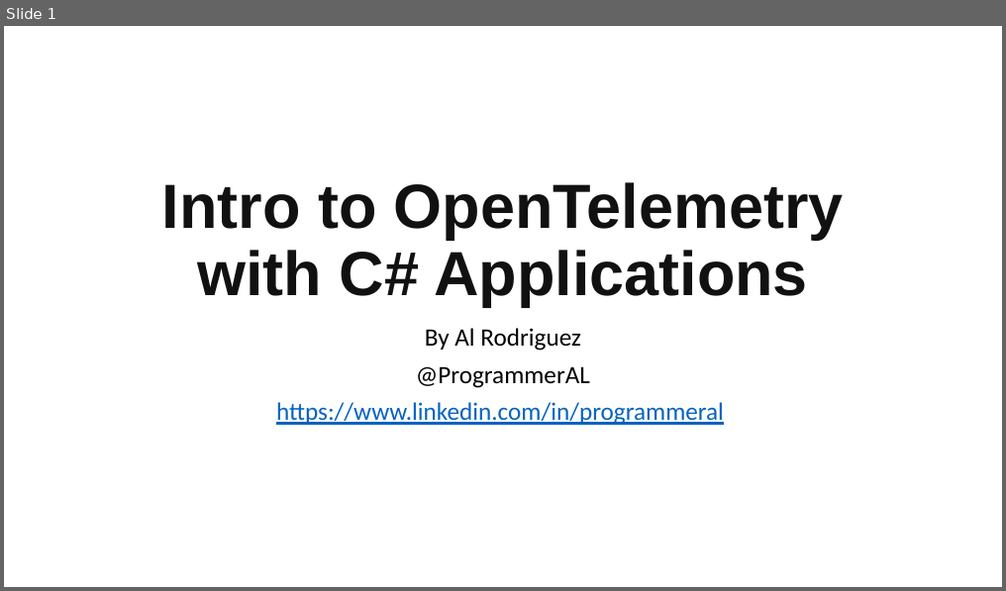
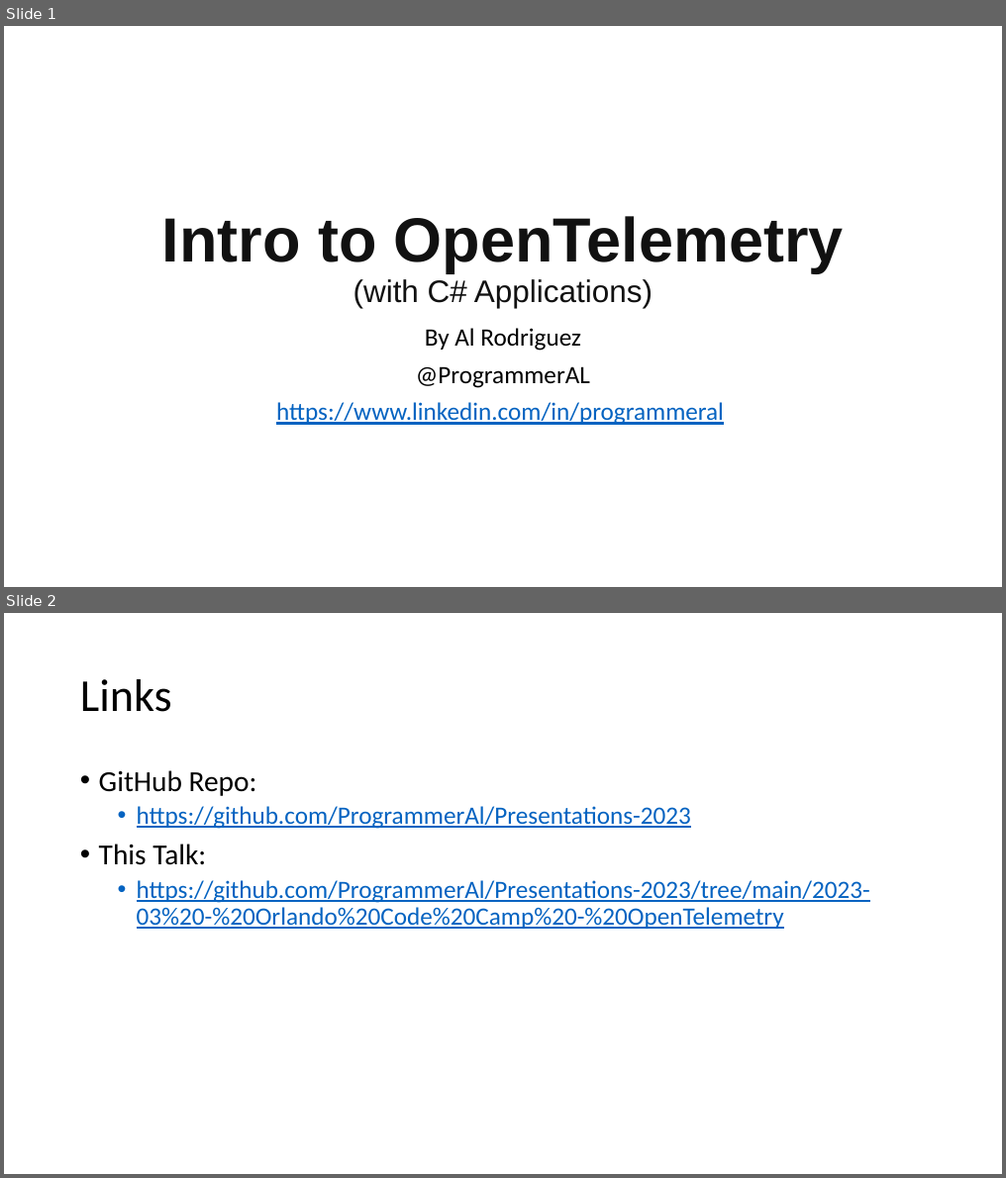
Before and after one commit to ProgrammerAL/Presentations-2023, a slide deck: 2023-03 - Orlando Code Camp - OpenTelemetry/Presentation.pptx. Shown one above the other, each under a label of ours: slide 1 before the commit, slides 1 and 2 after it. The pictures are 1006x591 and 1006x1178 pixels, drawn with LibreOffice and Linux fonts; fonts in the diff are those of the drawing. Boxes give left, top, right and bottom in pixels: in the first picture for what was removed or moved away, otherwise in the second. Text is boxed around its words. In the diff, an @@ line names an element or a change of style, - is before the commit and + after.

```diff
--- a/2023-03 - Orlando Code Camp - OpenTelemetry/Presentation.pptx
+++ b/2023-03 - Orlando Code Camp - OpenTelemetry/Presentation.pptx
@@ slide 2 added at (4, 613, 1002, 1174), background #FFFFFF @@
@@ title added at (80, 679, 172, 712), 44 pt, text #000000 @@
+Links
@@ text added at (99, 770, 870, 929), 24 pt, text #0563C1, underline @@
+• GitHub Repo:
+  • https://github.com/ProgrammerAl/Presentations-2023
+• This Talk:
+  • https://github.com/ProgrammerAl/Presentations-2023/tree/main/2023-03%20-%20Orlando%20Code%20Camp%20-%20OpenTelemetry
@@ slide 1 changed as well @@
@@ title at (162, 216, 844, 308): text changed @@
-Intro to OpenTelemetry with C# Applications
+Intro to OpenTelemetry (with C# Applications)
```
Also in this commit, not shown: 1 other slide changed, 6 other slides added, 3 slides removed.
